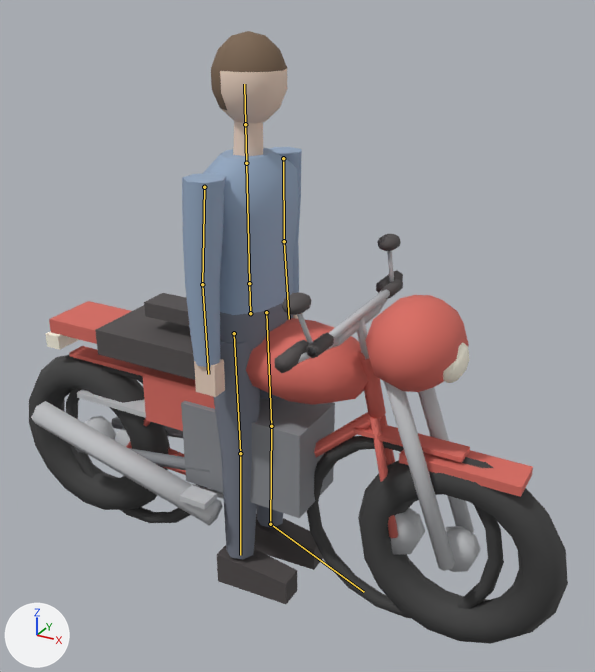
Two versions of the glTF model public/figures.glb, one commit apart.
The view is the same before and after, from a 50 mm camera at (1.28, -2.02, 1.93) aimed at (0.13, 0.06, 0.89). Every picture has the same lights, and +X, +Y and +Z are marked at lower left. The picture after the commit comes second. The bones that change, and the others that lie on the model, are drawn over the model as lines.

In view in the first picture: 'Bike', 'Figure', 'Moto'.
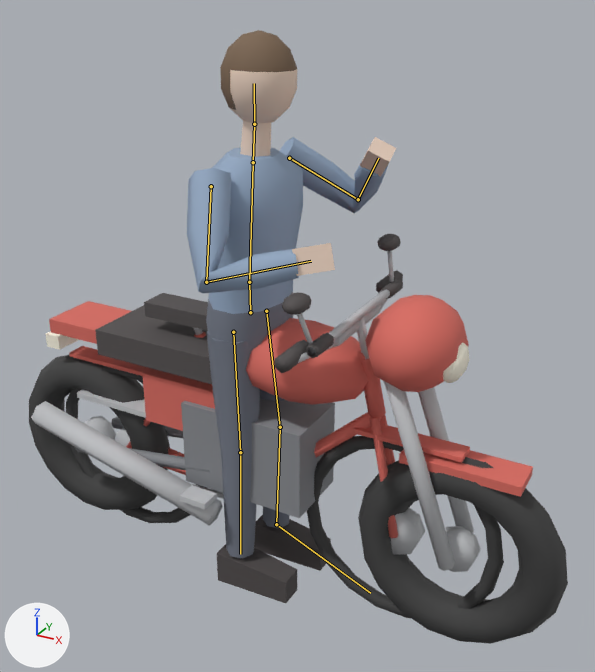
The newer file adds an action. The first version stands in its rest pose; the second is drawn at frame 6 of the action 'hold'.

Location of each change, (x1, y1, x2, y2) in pixels of the pictures (595 x 672 px):
'Figure', posed (48% wider)
    before: (182, 31, 323, 604)
    after: (187, 30, 396, 603)
bone 'spine', root to tip
    before: (249, 283) to (246, 163)
    after: (249, 282) to (253, 162)
bone 'head', root to tip
    before: (245, 124) to (244, 84)
    after: (254, 124) to (254, 83)
bone 'upper_arm.L', root to tip
    before: (283, 158) to (284, 241)
    after: (289, 158) to (358, 199)
bone 'forearm.L', root to tip
    before: (284, 241) to (289, 319)
    after: (358, 199) to (378, 158)
bone 'upper_arm.R', root to tip
    before: (204, 187) to (202, 284)
    after: (211, 186) to (206, 282)
bone 'forearm.R', root to tip
    before: (202, 284) to (208, 374)
    after: (206, 282) to (311, 261)
bone 'thigh.L', root to tip
    before: (266, 312) to (271, 426)
    after: (266, 311) to (280, 427)
bone 'shin.L', root to tip
    before: (271, 426) to (270, 524)
    after: (280, 427) to (276, 524)

Patch to the scene script:
```diff
--- a/public/figures.glb.py
+++ b/public/figures.glb.py
@@ bone_spine @@
 bone_spine = bpy.data.objects['Rig'].pose.bones['spine']  # child of 'hips'
-bone_spine.rotation_quaternion = (1.0, 0.0, 0.0, 0.0)  # degrees (0, 0, 0)
+bone_spine.rotation_quaternion = (1.0, 0.0, 0.0, -0.03)  # degrees (0, 0, -3)
@@ bone_head @@
 bone_head = bpy.data.objects['Rig'].pose.bones['head']  # child of 'neck'
-bone_head.rotation_quaternion = (1.0, 0.0, 0.0, 0.0)  # degrees (0, 0, 0)
+bone_head.rotation_quaternion = (1.0, 0.0, 0.0, 0.02)  # degrees (0, 0, 2)
@@ bone_upper_arm_l @@
 bone_upper_arm_l = bpy.data.objects['Rig'].pose.bones['upper_arm.L']  # child of 'spine'
-bone_upper_arm_l.rotation_quaternion = (1.0, 0.0, 0.0, 0.0)  # degrees (0, 0, 0)
+bone_upper_arm_l.rotation_quaternion = (0.871, 0.316, 0.0, -0.376)  # degrees (34, 14, -42)
@@ bone_forearm_l @@
 bone_forearm_l = bpy.data.objects['Rig'].pose.bones['forearm.L']  # child of 'upper_arm.L'
-bone_forearm_l.rotation_quaternion = (1.0, 0.0, 0.0, 0.0)  # degrees (0, 0, 0)
+bone_forearm_l.rotation_quaternion = (0.574, -0.079, 0.0, -0.815)  # degrees (-5, -7, -109)
@@ bone_upper_arm_r @@
 bone_upper_arm_r = bpy.data.objects['Rig'].pose.bones['upper_arm.R']  # child of 'spine'
-bone_upper_arm_r.rotation_quaternion = (1.0, 0.0, 0.0, 0.0)  # degrees (0, 0, 0)
+bone_upper_arm_r.rotation_quaternion = (0.934, -0.298, 0.0, -0.195)  # degrees (-34, -7, -21)
@@ bone_forearm_r @@
 bone_forearm_r = bpy.data.objects['Rig'].pose.bones['forearm.R']  # child of 'upper_arm.R'
-bone_forearm_r.rotation_quaternion = (1.0, 0.0, 0.0, 0.0)  # degrees (0, 0, 0)
+bone_forearm_r.rotation_quaternion = (0.659, 0.339, 0.0, -0.671)  # degrees (30, 27, -84)
@@ bone_thigh_l @@
 bone_thigh_l = bpy.data.objects['Rig'].pose.bones['thigh.L']  # child of 'hips'
-bone_thigh_l.rotation_quaternion = (1.0, 0.0, 0.0, 0.0)  # degrees (0, 0, 0)
+bone_thigh_l.rotation_quaternion = (0.999, 0.001, 0.0, -0.04)  # degrees (0, 0, -5)
@@ bone_shin_l @@
 bone_shin_l = bpy.data.objects['Rig'].pose.bones['shin.L']  # child of 'thigh.L'
-bone_shin_l.rotation_quaternion = (1.0, 0.0, 0.0, 0.0)  # degrees (0, 0, 0)
+bone_shin_l.rotation_quaternion = (0.999, 0.001, 0.0, 0.05)  # degrees (0, 0, 6)
```
